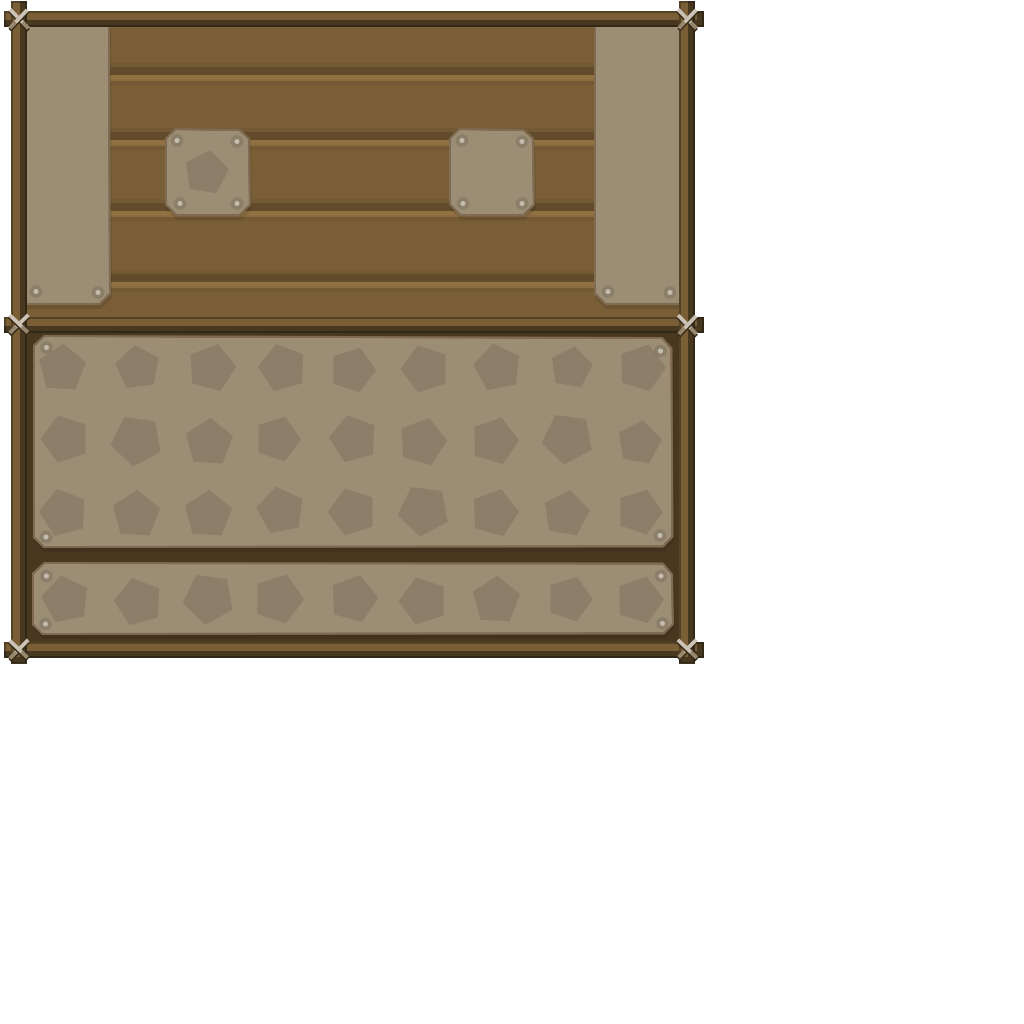
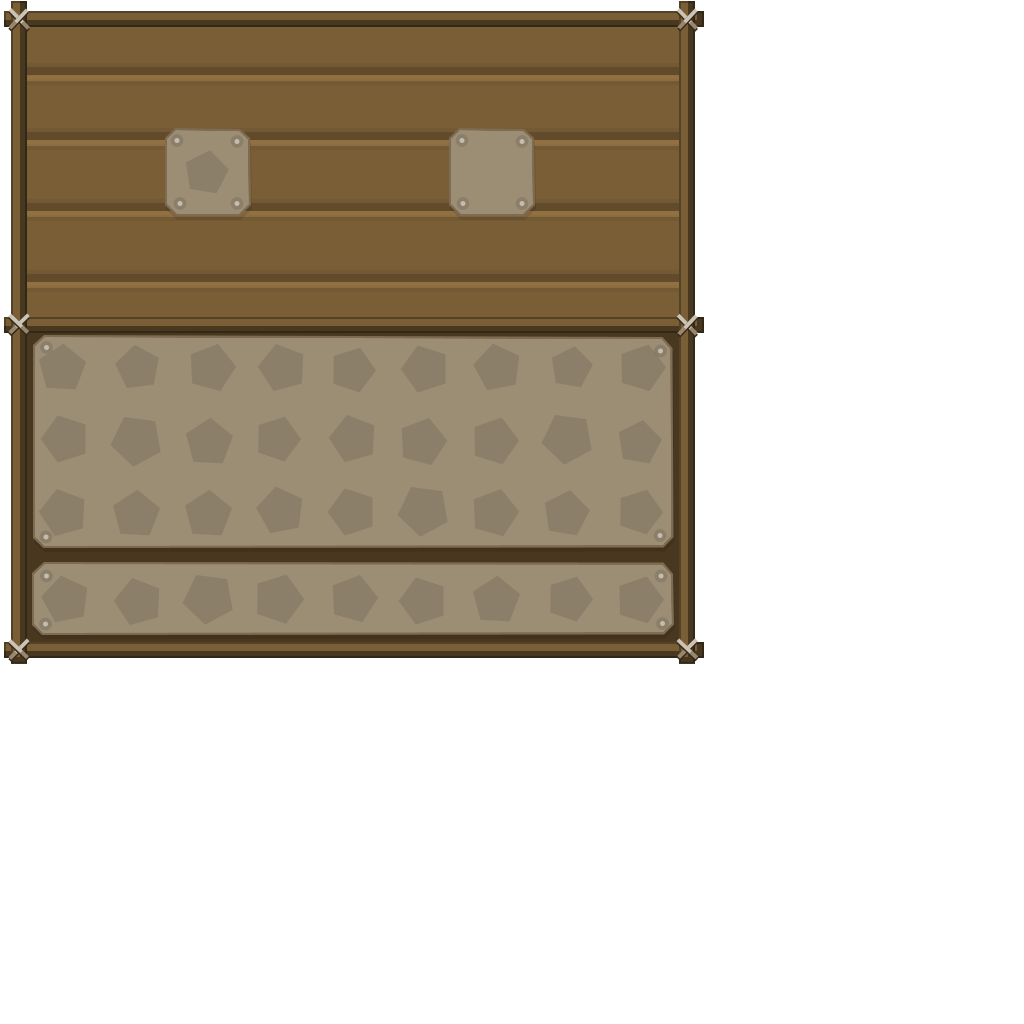
Layered file, before and after one edit (1024px x 1024px). Changes by layer:
painted on "elipsis" over left=33, top=289, right=673, bottom=295
painted on "Forme 19" over left=27, top=27, right=679, bottom=305
